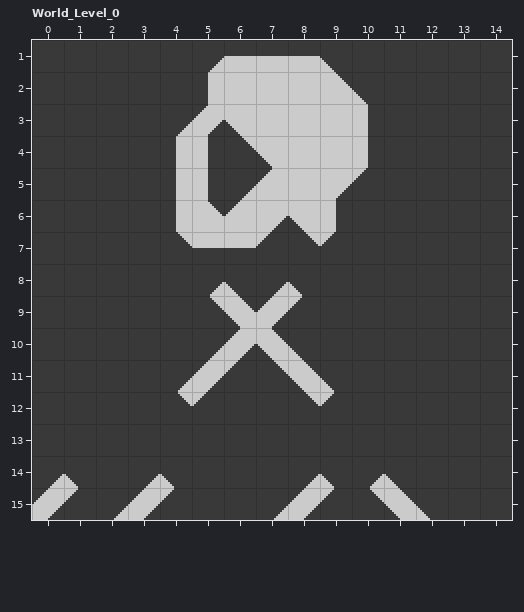
One commit to this LDtk project: assets/map/map.ldtk. That is the earlier state.
Cells are 16x16 px. Shown: World_Level_0 x 0..14, y 1..15.
Now the later version:
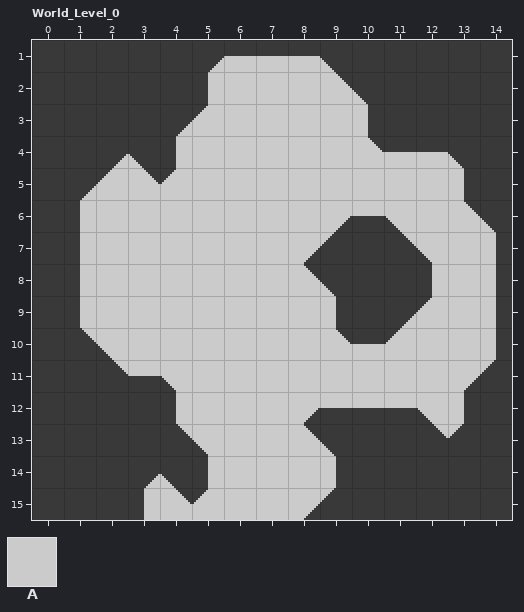
Key: from "Water": A 1.
_ is an empty cell.
Edits made:
{"where": "layer \"Water\""}
{"y":3,"x":6,"old":"_","new":"A"}
{"y":4,"x":3,"old":"_","new":"A"}
{"y":4,"x":6,"old":"__","new":"AA"}
{"y":4,"x":11,"old":"___","new":"AAA"}
{"y":5,"x":2,"old":"___","new":"AAA"}
{"y":5,"x":6,"old":"_","new":"A"}
{"y":5,"x":10,"old":"____","new":"AAAA"}
{"y":6,"x":2,"old":"___","new":"AAA"}
{"y":6,"x":8,"old":"_","new":"A"}
{"y":6,"x":12,"old":"___","new":"AAA"}
{"y":7,"x":2,"old":"_______","new":"AAAAAAA"}
{"y":7,"x":13,"old":"__","new":"AA"}
{"y":8,"x":2,"old":"____","new":"AAAA"}
{"y":8,"x":7,"old":"_","new":"A"}
{"y":8,"x":9,"old":"_","new":"A"}
{"y":8,"x":13,"old":"__","new":"AA"}
{"y":9,"x":2,"old":"_____","new":"AAAAA"}
{"y":9,"x":8,"old":"__","new":"AA"}
{"y":9,"x":12,"old":"___","new":"AAA"}
{"y":10,"x":3,"old":"___","new":"AAA"}
{"y":10,"x":7,"old":"_","new":"A"}
{"y":10,"x":9,"old":"______","new":"AAAAAA"}
{"y":11,"x":6,"old":"___","new":"AAA"}
{"y":11,"x":10,"old":"____","new":"AAAA"}
{"y":12,"x":5,"old":"____","new":"AAAA"}
{"y":12,"x":13,"old":"_","new":"A"}
{"y":13,"x":6,"old":"____","new":"AAAA"}
{"y":14,"x":1,"old":"A","new":"_"}
{"y":14,"x":6,"old":"___","new":"AAA"}
{"y":14,"x":11,"old":"A","new":"_"}
{"y":15,"x":0,"old":"A","new":"_"}
{"y":15,"x":3,"old":"A____","new":"_AAAA"}
{"y":15,"x":12,"old":"A","new":"_"}
